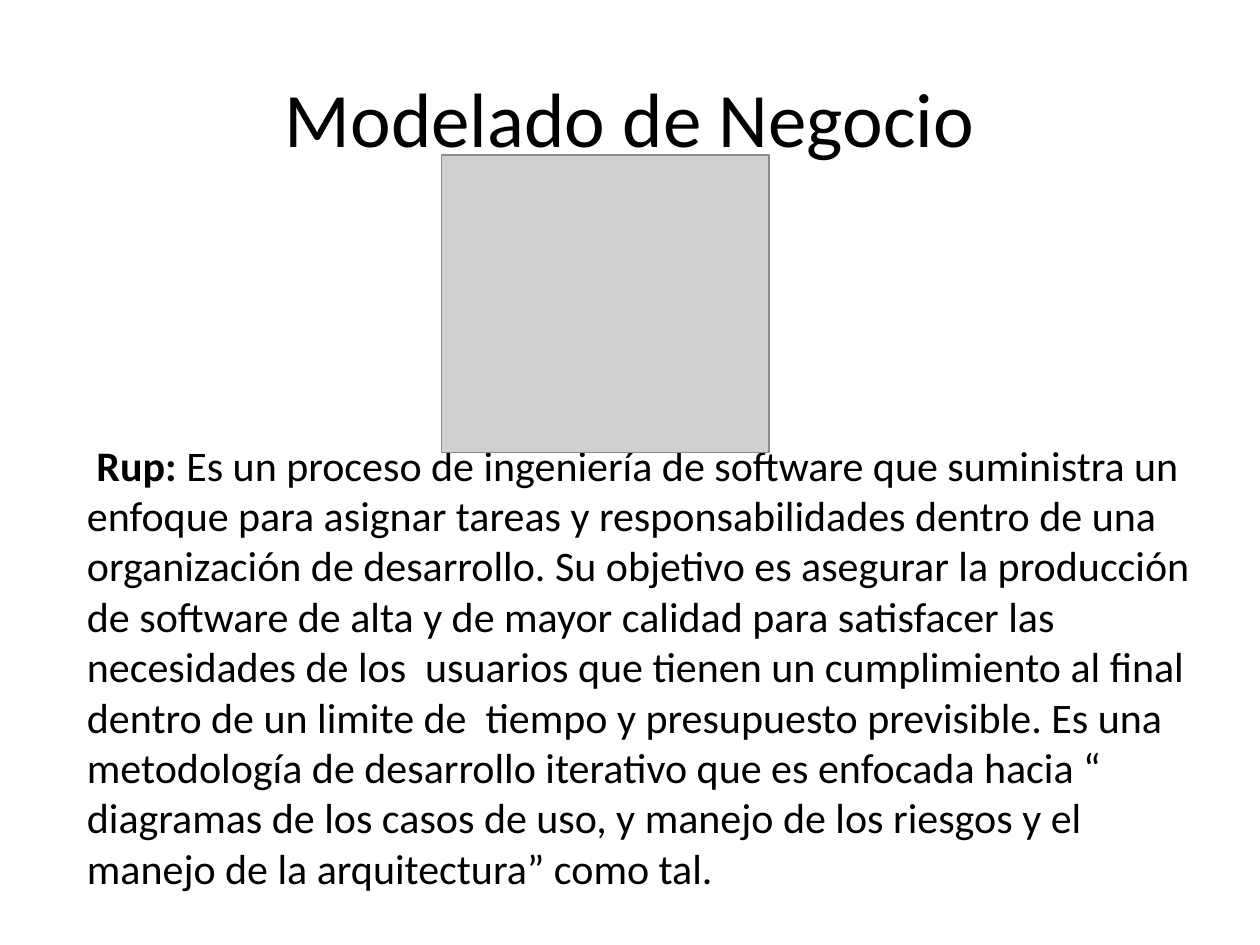
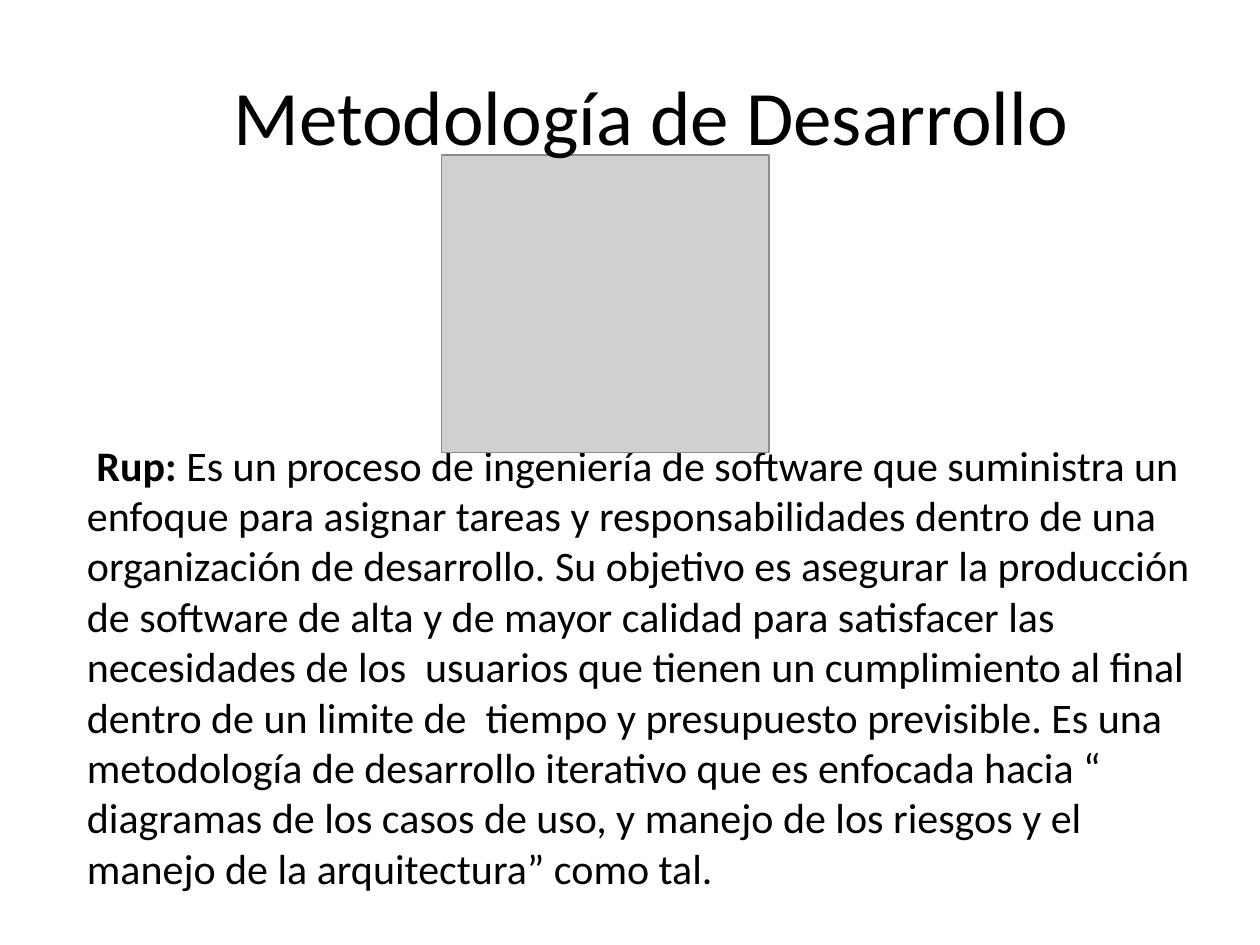
Before and after one commit to francben/proyectoDeliberyApp, a slide deck: slide 6 of Para Presentacion final.pptx. Drawn at 1260x945 pixels with LibreOffice and Linux fonts; fonts in the diff are those of the drawing; grey boxes stand for pictures. Boxes give left, top, right and bottom in pixels: in the first picture for what was removed or moved away, otherwise in the second. Text is boxed around its words. In the diff, an @@ line names an element or a change of style, - is before the commit and + after.

```diff
--- a/Para Presentacion final.pptx
+++ b/Para Presentacion final.pptx
@@ text at box(234, 91, 1067, 163): text changed @@
-Modelado de Negocio
+Metodología de Desarrollo
```
Also in this commit, not shown: 1 slide added, 2 slides removed, 1 other file.
